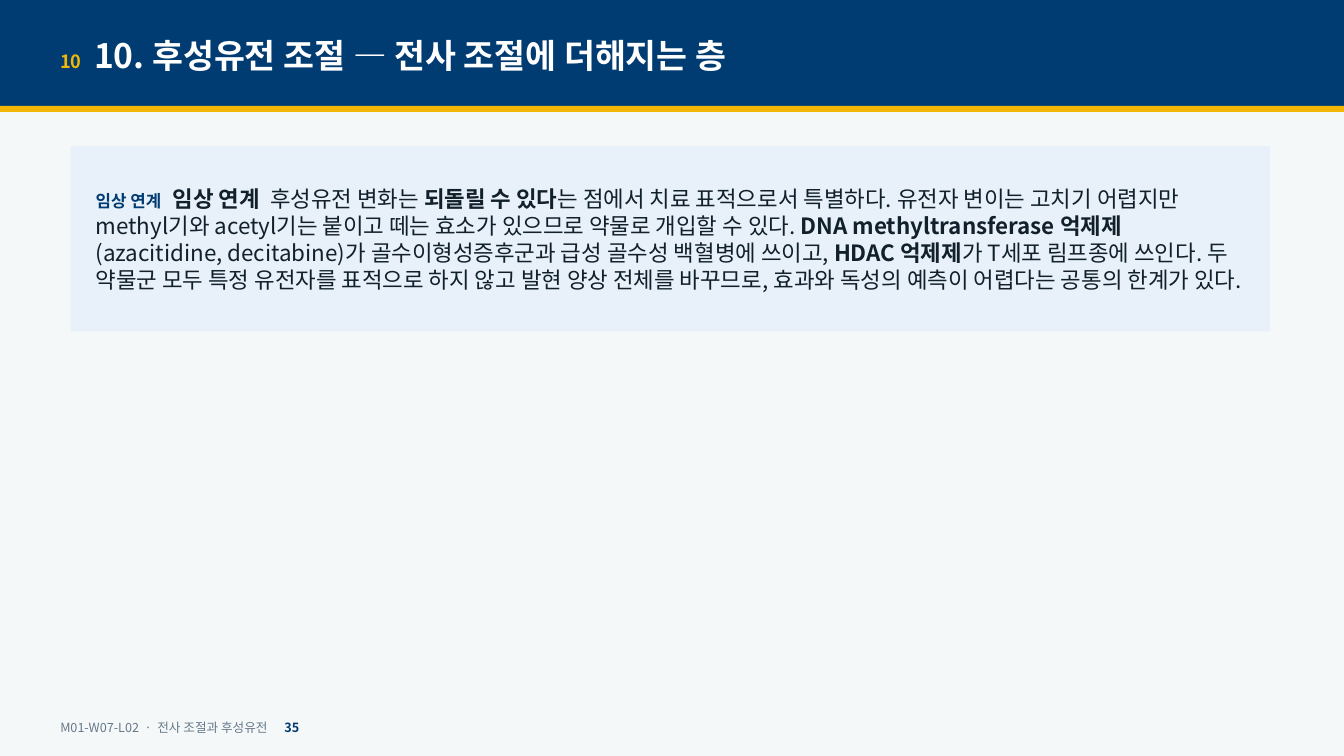
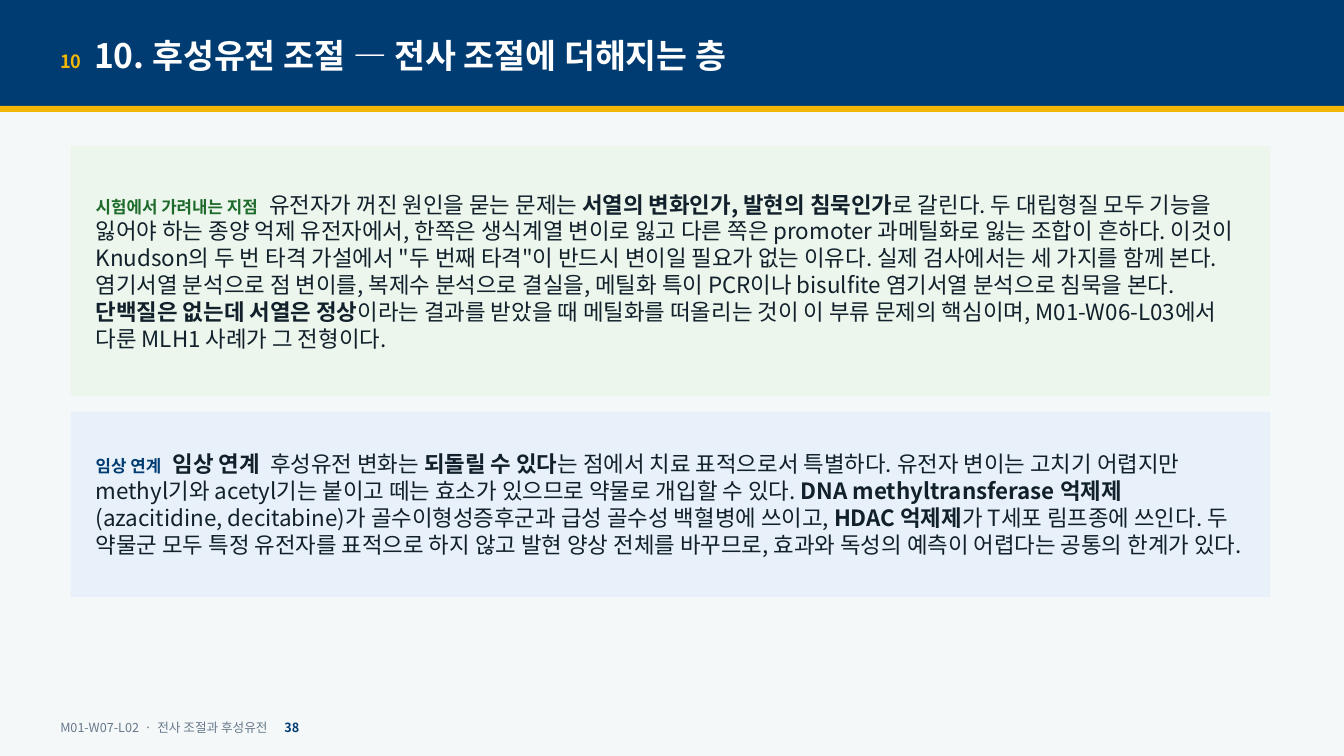
Before and after one commit to hoperiasd2/hoperiasd2.github.io, a slide deck: slide 38 of curriculum/M01/W07/L02/slides.pptx (slide 35 before the commit). Drawn at 1344x756 pixels with LibreOffice and Linux fonts; fonts in the diff are those of the drawing. Boxes give left, top, right and bottom in pixels: in the first picture for what was removed or moved away, otherwise in the second. Text is boxed around its words. In the diff, an @@ line names an element or a change of style, - is before the commit and + after.

```diff
--- a/curriculum/M01/W07/L02/slides.pptx
+++ b/curriculum/M01/W07/L02/slides.pptx
@@ rectangle added at (71,146,1270,396), fill #ECF6EC, 16 pt, text #11202B @@
+시험에서 가려내는 지점 유전자가 꺼진 원인을 묻는 문제는 서열의 변화인가, 발현의 침묵인가로 갈린다. 두 대립형질 모두 기능을 잃어야 하는 종양 억제 유전자에서, 한쪽은 생식계열 변이로 잃고 다른 쪽은 promoter 과메틸화로 잃는 조합이 흔하다. 이것이 Knudson의 두 번 타격 가설에서 "두 번째 타격"이 반드시 변이일 필요가 없는 이유다. 실제 검사에서는 세 가지를 함께 본다. 염기서열 분석으로 점 변이를, 복제수 분석으로 결실을, 메틸화 특이 PCR이나 bisulfite 염기서열 분석으로 침묵을 본다. 단백질은 없는데 서열은 정상이라는 결과를 받았을 때 메틸화를 떠올리는 것이 이 부류 문제의 핵심이며, M01-W06-L03에서 다룬 MLH1 사례가 그 전형이다.
@@ rectangle "임상 연계 임상 연계 후성유전 ...": place and size @@
-rectangle "임상 연계 임상 연계 후성유전 ..." at (71,146,1270,332)
+rectangle "임상 연계 임상 연계 후성유전 ..." at (71,411,1270,597)
```
Also in this commit, not shown: 19 other slides changed, 11 slides added, 5 other files.
